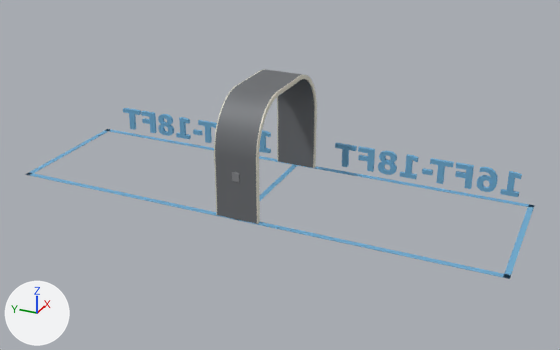
What one commit did to the glTF model public/colibri.glb.
Camera for both pictures: a 50 mm camera at (-14.61, -1.17, 7.72) aimed at (-0.22, 5.31, 0.53). The lights are fixed; the arrows at lower left show +X, +Y and +Z. The first picture is the older version.

In view in the first picture: 'arch_shell', 'arch_trim_front', 'label_far_end', 'label_near_end', 'lane_left', 'lane_near_end', 'lane_right' and 4 more.
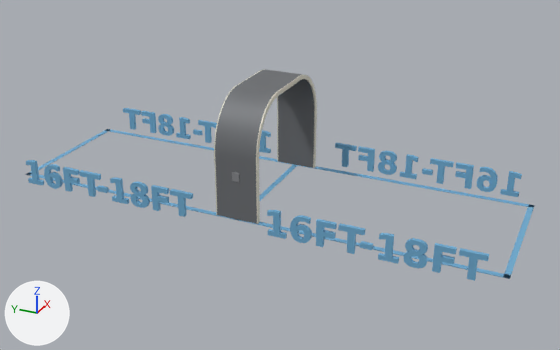
The newer file is also turned or shifted as a whole; pictures and numbers use the older file's frame.

What differs and where, as boxes [x1, y1, x2, y2] in the pictures (560 x 350 px):
'label_near_end_other_side', added (blue)
    after: [267, 210, 489, 281]
'label_far_end_other_side', added (blue)
    after: [26, 160, 193, 217]

The change in detail:
Mesh me_label_far_end_other_side is new.
It has 350 vertices, 676 faces and spans x -1.99..-1.91, y 0.88..5.29, z 0.0..0.59.
It uses material mat_material_3 (blue #76b4db).
Mesh me_label_near_end_other_side is new.
It has 350 vertices, 676 faces and spans x -1.99..-1.91, y -5.29..-0.88, z 0.0..0.59.
It uses material mat_material_3 (blue #76b4db).
Object 'label_far_end_other_side' (ob_label_far_end_other_side) is new; it shows me_label_far_end_other_side.
Its location is (0.0, 5.67, 0.0).
Object 'label_near_end_other_side' (ob_label_near_end_other_side) is new; it shows me_label_near_end_other_side.
Its location is (0.0, 5.67, 0.0).
